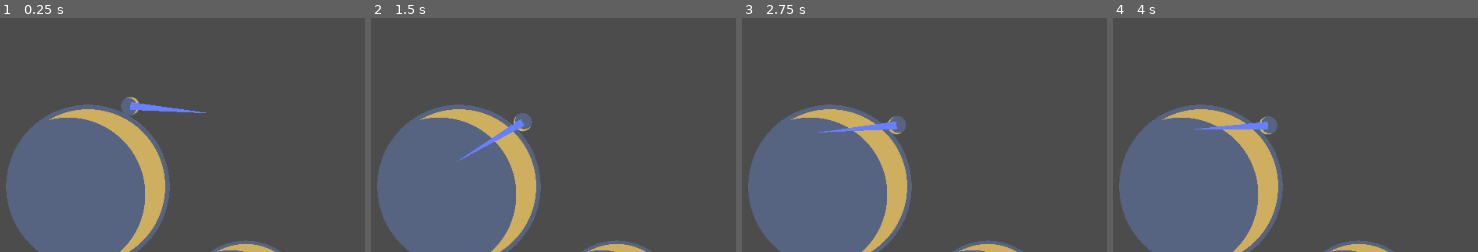
Above: before the commit, frames 1-4 (left to right).
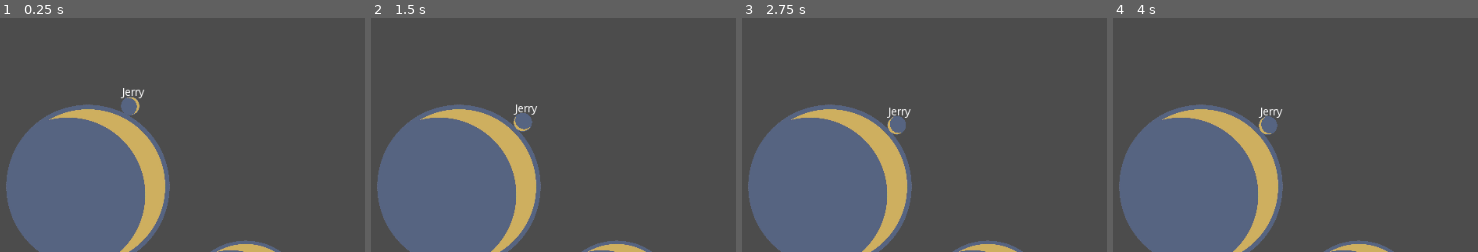
Above: after the commit, the same moments.

Repository: Athakaspen/SpaceGolf
Game: Godot game, scene res://Scenes/Level1.tscn
Two runs of this game, one before a commit and one after it. Both use one fixed random seed, a clock stepped at 60 frames per second and the inputs below. This scene is started directly instead of the project's main scene.
Inputs (mouse positions are % of the whole screen's width and height, from its top left):
- Up to frame 1 (0.25 s): no input
- Up to frame 2 (1.5 s): tap Enter (ui_accept) at 0.5, 0.77 s; move the mouse to (76, 45) at 0.52 s; hold Right (ui_right) 0.53-1.28 s; tap Space (fire) at 0.6, 1.35 s; move the mouse to (30, 55) at 1.27 s; hold Down (ui_down) from 1.28 s (still down)
- Up to frame 3 (2.75 s): tap Enter (ui_accept) at 1.52 s; move the mouse to (63, 28) at 2.02 s; release Down (ui_down) at 2.03 s; hold Right (ui_right) from 2.03 s (still down); tap Space (fire) at 2.1 s
- Up to frame 4 (4 s): tap Enter (ui_accept) at 2.75, 3.02, 3.77 s; move the mouse to (46, 70) at 2.77 s; release Right (ui_right) at 2.78 s; hold Up (ui_up) 2.78-3.53 s; tap Space (fire) at 2.85, 3.6 s; tap R (reset) at 3.5 s; move the mouse to (84, 65) at 3.52 s; hold Left (ui_left) from 3.53 s (still down)
The pictures show only the part of the screen within x 0-50%, y 19-69%; the shares and areas given below are measured in that part.

The runs differ from the first frame. In frame 1, 0.6% of the frame differs, in the area x 33-57%, y 29-41%; in frame 2, 0.5%; in frame 3, 0.5%; in frame 4, 0.6%.
Error before the commit: Invalid set index 'rect_position' (on base: 'null instance') with value of type 'Vector2'. (res://Scripts/Ball.gd:22)

Commit message:
it worksgit add .git add .

Diff:
--- a/LevelObjects/Ball.tscn
+++ b/LevelObjects/Ball.tscn
@@ -6,16 +6,17 @@
 [sub_resource type="PhysicsMaterial" id=5]
 bounce = 0.3
 
-[sub_resource type="CircleShape2D" id=3]
+[sub_resource type="CircleShape2D" id=8]
 radius = 12.0
 
-[sub_resource type="CircleShape2D" id=6]
+[sub_resource type="CircleShape2D" id=9]
 radius = 14.0357
 
 [sub_resource type="Curve" id=7]
 _data = [ Vector2( 0, 1 ), 0.0, 0.0, 0, 0, Vector2( 0.993506, 0.0363636 ), 0.0, 0.0, 0, 0 ]
 
 [node name="Ball" type="RigidBody2D" groups=["Ball"]]
+z_index = 10
 collision_layer = 2
 collision_mask = 5
 physics_material_override = SubResource( 5 )
--- a/Scenes/MyNetworking/LobbyInstance.tscn
+++ b/Scenes/MyNetworking/LobbyInstance.tscn
@@ -16,7 +16,8 @@
 
 # Called when the node enters the scene tree for the first time.
 func _ready():
-	pass # Replace with function body.
+	if owner_id == get_tree().get_network_unique_id():
+		$StartGame.disabled = false
 
 remotesync func create_player(other_player_id, data):
 	players[other_player_id] = data
@@ -43,11 +44,22 @@
 		if players.size() == 0:
 			print(\"Lobby Empty, deleting\")
 			self.queue_free()
+			return
+		# If the owner left, make a new player the owner
+		if other_player_id == owner_id:
+			owner_id = players.keys()[0]
 		for id in players.keys():
 			rpc_id(id, \"erase_player\", other_player_id)
+			rpc_id(id, \"change_owner\", owner_id) # update owner just in case
+
+puppet func change_owner(new_id):
+	owner_id = new_id
+	if owner_id == get_tree().get_network_unique_id():
+		$StartGame.disabled = false
 
 remotesync func erase_player(other_player_id):
 	if players.has(other_player_id):
+# warning-ignore:return_value_discarded
 		players.erase(other_player_id)
 	var panel = $PlayerPanelHolder.get_node_or_null(str(other_player_id))
 	if panel != null:
@@ -58,9 +70,24 @@
 func _on_LeaveLobby_pressed():
 	rpc_id(1, \"on_player_left\", get_tree().get_network_unique_id())
 	# return to list
+# warning-ignore:return_value_discarded
 	get_tree().change_scene(\"res://Scenes/MyNetworking/LobbyList.tscn\")
 	# remove this lobby from list
 	LobbyService.remove_all_lobbies()
+
+
+func _on_StartGame_pressed():
+	rpc_id(1, \"startGame\")
+master func startGame():
+	# verify room owner started game
+	if get_tree().get_rpc_sender_id() == owner_id:
+		GameService.start_game(players)
+
+		# remove lobby
+		for id in players.keys():
+			LobbyService.rpc_id(id, \"remove_all_lobbies\")
+		self.queue_free()
+
 "
 
 [node name="LobbyInstance" type="Control"]
@@ -77,6 +104,7 @@
 margin_top = 478.0
 margin_right = 893.0
 margin_bottom = 552.0
+disabled = true
 text = "Start Game"
 
 [node name="LeaveLobby" type="Button" parent="."]
@@ -86,4 +114,5 @@
 margin_bottom = 548.0
 text = "Leave Lobby"
 
+[connection signal="pressed" from="StartGame" to="." method="_on_StartGame_pressed"]
 [connection signal="pressed" from="LeaveLobby" to="." method="_on_LeaveLobby_pressed"]
--- a/Scenes/MyNetworking/ServerScene.tscn
+++ b/Scenes/MyNetworking/ServerScene.tscn
@@ -1,7 +1,7 @@
 [gd_scene load_steps=3 format=2]
 
 [ext_resource path="res://Scripts/MyNetworking/ServerScene.gd" type="Script" id=1]
-[ext_resource path="res://Scenes/MyNetworking/GameInstanceServer.tscn" type="PackedScene" id=2]
+[ext_resource path="res://Scenes/MyNetworking/GameInstance.tscn" type="PackedScene" id=2]
 
 [node name="ServerScene" type="Node"]
 script = ExtResource( 1 )
--- a/Scripts/Ball.gd
+++ b/Scripts/Ball.gd
@@ -13,27 +13,50 @@
 var AIM_DIST_SCALE = 1.5
 var LINE_SCALE = 0.5
 
+var GAME
+
 # Called when the node enters the scene tree for the first time.
 func _ready():
 	$Nametag.set_as_toplevel(true)
+	set_process_input(is_network_master())
+	$TrajectoryLine.visible = is_network_master()
+	GAME = $"../.."
 	pass # Replace with function body.
 
-func _process(delta):
-	$Label.rect_position = global_position + Vector2(-16, -24)
-	$TrajectoryLine.visible = isGrounded
-	aimVector = (get_global_mouse_position() - position) * AIM_DIST_SCALE
-	if aimVector.length() > MAX_STRENGTH:
-		aimVector = aimVector.normalized() * MAX_STRENGTH
-	elif aimVector.length() < MIN_STRENGTH:
-		aimVector = aimVector.normalized() * MIN_STRENGTH
-	$TrajectoryLine.points[1] = aimVector * LINE_SCALE
-	$TrajectoryLine.global_rotation_degrees = 0
+func _process(_delta):
+	$Nametag.rect_position = global_position + Vector2(-16, -24)
+	if is_network_master():
+		$TrajectoryLine.visible = isGrounded && is_network_master()
+		aimVector = (get_global_mouse_position() - position) * AIM_DIST_SCALE
+		if aimVector.length() > MAX_STRENGTH:
+			aimVector = aimVector.normalized() * MAX_STRENGTH
+		elif aimVector.length() < MIN_STRENGTH:
+			aimVector = aimVector.normalized() * MIN_STRENGTH
+		$TrajectoryLine.points[1] = aimVector * LINE_SCALE
+		$TrajectoryLine.global_rotation_degrees = 0
+	else:
+		aimVector = Vector2.ZERO
 
 # Called every frame. 'delta' is the elapsed time since the previous frame.
-func _physics_process(delta):
-	if (Input.is_action_just_pressed("fire") and isGrounded):
+func _physics_process(_delta):
+	if is_network_master():
+		if (Input.is_action_just_pressed("fire") and isGrounded):
+			apply_central_impulse(aimVector)
+		for id in GAME.players.keys():
+			if id != get_tree().get_network_unique_id():
+				rpc_unreliable_id(id, "update_state", global_position, linear_velocity)
+	else:
+		if goal_position != null:
+			global_position = goal_position
+			linear_velocity = goal_velocity
+			goal_position = null
+			goal_velocity = null
 
-		apply_central_impulse(aimVector)
+var goal_position = null
+var goal_velocity = null
+puppet func update_state(new_position:Vector2, new_velocity:Vector2):
+	goal_position = new_position
+	goal_velocity = new_velocity
 
 func setName(name : String) -> void:
 	$Nametag.text = name
--- a/Scripts/MyNetworking/GameInstance.gd
+++ b/Scripts/MyNetworking/GameInstance.gd
@@ -16,11 +16,20 @@
 func _ready():
 	pass # Replace with function body.
 
-func load_level(level_path):
+func load_level(level_path:String):
 	var level = load(level_path).instance()
 	add_child(level)
 	spawn_point = level.get_node("SpawnPoint").position
 	Notifications.notify("Level Loaded")
+
+puppetsync func spawn_players():
+	for id in players.keys():
+		var ball = PLAYER_SCENE.instance()
+		ball.name = str(id)
+		ball.setName(players[id]["name"])
+		ball.position = spawn_point
+		ball.set_network_master(id)
+		$PLAYERS.add_child(ball)
 
 func create_player(name : String = "UNNAMED", color : Color = Color.white):
 	var newPlayer = PLAYER_SCENE.instance()
--- /dev/null
+++ b/Scripts/MyNetworking/GameService.gd
@@ -0,0 +1,42 @@
+extends ViewportContainer
+
+var GAME_INSTANCE = preload("res://Scenes/MyNetworking/GameInstance.tscn")
+
+# Called when the node enters the scene tree for the first time.
+func _ready():
+	set_network_master(1)
+	rect_size = OS.window_size
+	visible = false
+	pass # Replace with function body.
+
+func remove_all_games():
+	for child in get_children():
+		child.queue_free()
+
+# Start a new game on the server
+func start_game(players : Dictionary):
+	# Only called by server
+	if not is_network_master():
+		return
+
+	var game_id = UUID.NewID()
+	var game = srv_start_game(players, game_id, "res://Scenes/Hole1.tscn")
+
+	for id in players.keys():
+		rpc_id(id, "srv_start_game", players, game_id, "res://Scenes/Hole1.tscn")
+
+	yield(get_tree().create_timer(1.0), "timeout")
+	game.spawn_players()
+	for id in players.keys():
+		game.rpc_id(id, "spawn_players")
+
+puppetsync func srv_start_game(players : Dictionary, game_id:String, level: String):
+	var game = GAME_INSTANCE.instance()
+	game.name = game_id
+	game.players = players
+	game.load_level(level)
+	self.add_child(game)
+	if !is_network_master():
+		visible = true
+	else:
+		return game
--- a/Scripts/MyNetworking/InitScene.gd
+++ b/Scripts/MyNetworking/InitScene.gd
@@ -11,8 +11,10 @@
 	var args = parse_os_args()
 	match args.get('network_connection_type', NetworkManager.DEFAULT_CONNECTION_TYPE):
 		"server":
+# warning-ignore:return_value_discarded
 			get_tree().change_scene("res://Scenes/MyNetworking/ServerScene.tscn")
 		"client":
+# warning-ignore:return_value_discarded
 			get_tree().change_scene("res://Scenes/MainMenu.tscn")
 
 # Read args from cmd into dict
--- a/Scripts/MyNetworking/LobbyService.gd
+++ b/Scripts/MyNetworking/LobbyService.gd
@@ -5,9 +5,10 @@
 func _ready():
 	set_network_master(1)
 	rect_size = OS.window_size
+	visible = false;
 	pass # Replace with function body.
 
-func remove_all_lobbies():
+puppetsync func remove_all_lobbies():
 	for child in get_children():
 		child.queue_free()
 
--- a/Scripts/MyNetworking/NetworkManager.gd
+++ b/Scripts/MyNetworking/NetworkManager.gd
@@ -25,9 +25,12 @@
 
 func _ready():
 	# Network signals.
-	var e = get_tree().connect('network_peer_disconnected', self, '_on_player_disconnected')
-	e = get_tree().connect('network_peer_connected', self, '_on_player_connected')
-	e = get_tree().connect('connected_to_server', self, '_on_connected_to_server')
+# warning-ignore:return_value_discarded
+	get_tree().connect('network_peer_disconnected', self, '_on_player_disconnected')
+# warning-ignore:return_value_discarded
+	get_tree().connect('network_peer_connected', self, '_on_player_connected')
+# warning-ignore:return_value_discarded
+	get_tree().connect('connected_to_server', self, '_on_connected_to_server')
 
 	# Get arguments to check if this is the server.
 	var args = parse_os_args()
@@ -54,6 +57,7 @@
 
 #	print("%s connected." % player_nickname)
 	var peer = NetworkedMultiplayerENet.new()
+	isConnected = false
 	peer.create_client(ip, port)
 	get_tree().set_network_peer(peer)
 
@@ -101,6 +105,8 @@
 	newLobby.nickname = lobby_name
 	newLobby.owner_id = creator_id
 	LobbyService.add_child(newLobby)
+	GameService.visible = false
+	LobbyService.visible = true
 
 # Client calls this to pick a lobby to join
 func rq_join_lobby(lobby_id:String):
@@ -138,24 +144,10 @@
 				break
 		if players.has(other_player_id):
 			players.erase(other_player_id)
+	# server disconnect (i dont think this works)
 	elif(1==other_player_id):
 		Notifications.notify("Disconnect from server")
+# warning-ignore:return_value_discarded
 		get_tree().change_scene("res://Scenes/MainMenu.tscn")
 		LobbyService.remove_all_lobbies()
 	# delete any player node in the world
-
-# This function is called on the server.
-# Tells the calling_player_id to create the new player (aka requsted_about_player_id).
-#remote func get_player_data(calling_player_id, requested_about_player_id):
-#	if get_tree().is_network_server():
-#		rpc_id(calling_player_id, 'create_player', requested_about_player_id, players[requested_about_player_id])
-
-# This function is called on this client.
-# Create puppet player in this client's game.
-#remote func create_player(other_player_id, data):
-#	players[other_player_id] = data
-#	var new_player = load("res://Scenes/NetworkDemo/Player.tscn").instance()
-#	new_player.set_player_label(data["name"])
-#	new_player.set_name(str(other_player_id))
-#	new_player.set_network_master(other_player_id) # Tell this puppet player that it's being controlled by some other peer.
-#	get_tree().get_root().get_node('World').add_child(new_player)
--- a/project.godot
+++ b/project.godot
@@ -20,6 +20,7 @@
 Notifications="*res://Scenes/MyNetworking/Notifications.tscn"
 NetworkManager="*res://Scripts/MyNetworking/NetworkManager.gd"
 LobbyService="*res://Scripts/MyNetworking/LobbyService.gd"
+GameService="*res://Scripts/MyNetworking/GameService.gd"
 
 [gui]
 
Not shown: 2 places in LevelObjects/Ball.tscn that only renumber resources
Renamed: Scenes/MyNetworking/GameInstanceServer.tscn -> Scenes/MyNetworking/GameInstance.tscn
